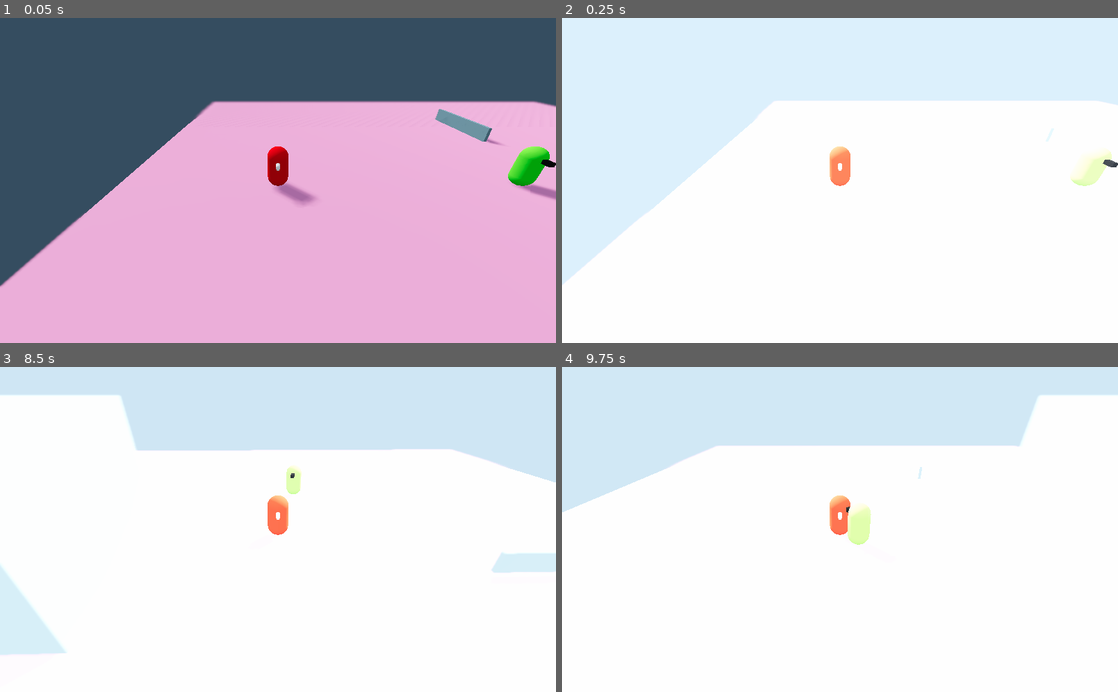
Above: before the commit, frames 1-4 (two rows, left to right).
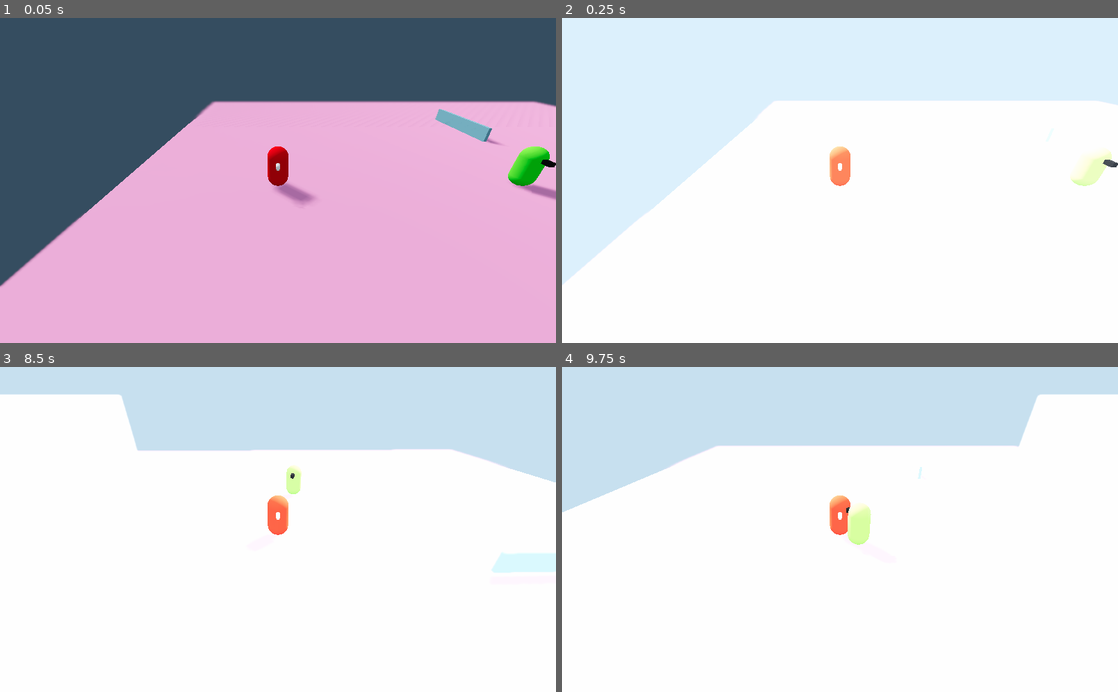
Above: after the commit, the same moments.

Repository: EispriStic/HumanZ
Game: Godot game, scene res://Scenes/TestWorld.tscn
Two runs of this game, one before a commit and one after it. Both use one fixed random seed, a clock stepped at 60 frames per second and the inputs below. A sky picture missing from this copy of the repository is replaced by a grey-blue gradient.
Inputs:
- Up to frame 1 (0.05 s): no input
- Up to frame 2 (0.25 s): no input
- Up to frame 3 (8.5 s): hold Right (ui_right) 0.53-1.28 s; tap one key every 0.75 s from 0.6 s: Ctrl (accroupie) Q (camera_left) E (camera_right) Ctrl (accroupie) Q (camera_left) E (camera_right) Ctrl (accroupie) Q (camera_left) E (camera_right) Ctrl (accroupie) Q (camera_left); hold Down (ui_down) 1.28-2.03 s; hold Right (ui_right) 2.03-2.78 s; hold Up (ui_up) 2.78-3.53 s; hold Left (ui_left) 3.53-5.03 s; hold Down (ui_down) 5.03-5.78 s; hold Right (ui_right) 5.78-6.53 s; hold Up (ui_up) 6.53-7.28 s; hold Right (ui_right) 7.28-8.03 s; hold Down (ui_down) from 8.03 s (still down)
- Up to frame 4 (9.75 s): release Down (ui_down) at 8.78 s; hold Left (ui_left) 8.78-9.53 s; tap E (camera_right) at 8.85 s; hold Up (ui_up) from 9.53 s (still down); tap Ctrl (accroupie) at 9.6 s

The runs differ from the first frame. In frame 1, 0.4% of the frame differs, in the area x 78-89%, y 27-39%; in frame 2, less than 0.1%; in frame 3, 1.7%, in the area x 0-53%, y 8-89%; in frame 4, less than 0.1%.

Commit message:
WORLD - TUBE VISION

Diff:
--- a/Assets/Materials/Building.tres
+++ b/Assets/Materials/Building.tres
@@ -1,7 +1,5 @@
-[gd_resource type="SpatialMaterial" load_steps=2 format=2]
-
-[ext_resource path="res://Assets/Materials/BuildingSemiVisible.tres" type="Material" id=1]
+[gd_resource type="SpatialMaterial" format=2]
 
 [resource]
-next_pass = ExtResource( 1 )
+params_depth_draw_mode = 3
 albedo_color = Color( 0.509804, 0.752941, 0.823529, 1 )
--- a/Assets/Materials/BuildingSemiVisible.tres
+++ /dev/null
@@ -1,5 +0,0 @@
-[gd_resource type="SpatialMaterial" format=2]
-
-[resource]
-flags_transparent = true
-albedo_color = Color( 0.498039, 0.498039, 0.498039, 0.498039 )
--- /dev/null
+++ b/Assets/Materials/TestShader.tres
@@ -0,0 +1,51 @@
+[gd_resource type="ShaderMaterial" load_steps=2 format=2]
+
+[sub_resource type="Shader" id=13]
+code = "// NOTE: Shader automatically converted from Godot Engine 3.4.3.stable's SpatialMaterial.
+
+shader_type spatial;
+render_mode blend_mix,depth_draw_alpha_prepass,cull_back,diffuse_burley,specular_schlick_ggx;
+uniform vec4 albedo : hint_color;
+uniform sampler2D texture_albedo : hint_albedo;
+uniform float specular;
+uniform float metallic;
+uniform float roughness : hint_range(0,1);
+uniform float point_size : hint_range(0,128);
+uniform vec3 uv1_scale;
+uniform vec3 uv1_offset;
+uniform vec3 uv2_scale;
+uniform vec3 uv2_offset;
+uniform bool hide = false;
+
+void vertex() {
+	UV=UV*uv1_scale.xy+uv1_offset.xy;
+}
+
+void fragment() {
+	vec2 base_uv = UV;
+	vec4 albedo_tex = texture(texture_albedo,base_uv);
+	ALBEDO = albedo.rgb * albedo_tex.rgb;
+	METALLIC = metallic;
+	ROUGHNESS = roughness;
+	SPECULAR = specular;
+	if(hide){
+		vec2 p = vec2(FRAGCOORD.x, FRAGCOORD.y);
+		vec2 c = vec2(VIEWPORT_SIZE.x/2f, VIEWPORT_SIZE.y/2f + 25f);
+		if(distance(p, c) < 100f){
+			ALPHA = 0f;
+		}
+	}
+}"
+
+[resource]
+shader = SubResource( 13 )
+shader_param/albedo = Color( 0.509804, 0.752941, 0.823529, 1 )
+shader_param/specular = 0.5
+shader_param/metallic = null
+shader_param/roughness = 1.0
+shader_param/point_size = 1.0
+shader_param/uv1_scale = Vector3( 1, 1, 1 )
+shader_param/uv1_offset = null
+shader_param/uv2_scale = Vector3( 1, 1, 1 )
+shader_param/uv2_offset = null
+shader_param/hide = false
--- a/Scenes/Joueur.tscn
+++ b/Scenes/Joueur.tscn
@@ -53,7 +53,7 @@
 disabled = true
 
 [node name="TubeVision" type="Area" parent="."]
-transform = Transform( 1, 0, 0, 0, 0.887011, -0.461749, 0, 0.461749, 0.887011, 0, 6, -10 )
+transform = Transform( 1, 0, 0, 0, 0.906308, -0.422618, 0, 0.422618, 0.906308, 5.68434e-14, 6, -10 )
 collision_layer = 4
 collision_mask = 0
 monitoring = false
--- a/Scenes/TestWorld.tscn
+++ b/Scenes/TestWorld.tscn
@@ -1,10 +1,11 @@
-[gd_scene load_steps=17 format=2]
+[gd_scene load_steps=18 format=2]
 
 [ext_resource path="res://Scenes/Joueur.tscn" type="PackedScene" id=1]
 [ext_resource path="res://Scenes/ZombieSmart.tscn" type="PackedScene" id=2]
 [ext_resource path="res://Assets/HDRI/quarry_04_4k.exr" type="Texture" id=3]
-[ext_resource path="res://Scripts/Classes/Build.gd" type="Script" id=4]
+[ext_resource path="res://Scripts/Classes/Building.gd" type="Script" id=4]
 [ext_resource path="res://Assets/Materials/Building.tres" type="Material" id=5]
+[ext_resource path="res://Assets/Materials/TestShader.tres" type="Material" id=6]
 
 [sub_resource type="PanoramaSky" id=11]
 panorama = ExtResource( 3 )
@@ -38,7 +39,7 @@
 extents = Vector3( 20, 1, 20 )
 
 [sub_resource type="CubeMesh" id=4]
-material = ExtResource( 5 )
+material = ExtResource( 6 )
 size = Vector3( 6, 6, 6 )
 
 [sub_resource type="BoxShape" id=6]
@@ -69,6 +70,7 @@
 [node name="Navigation" type="Navigation" parent="."]
 
 [node name="NavigationMeshInstance" type="NavigationMeshInstance" parent="Navigation"]
+transform = Transform( 1, 0, 0, 0, 1, 0, 0, 0, 1, 0, 0.0405402, 0 )
 navmesh = SubResource( 7 )
 
 [node name="Ground" type="StaticBody" parent="Navigation/NavigationMeshInstance"]
--- a/Scripts/Classes/Build.gd
+++ /dev/null
@@ -1,13 +0,0 @@
-extends StaticBody
-
-var main_mat
-
-func _on_Area_area_entered(area):
-	main_mat = $Mesh.mesh.surface_get_material(0)
-	var mat = main_mat.next_pass
-	$Mesh.mesh.surface_set_material(0, mat)
-
-
-func _on_Area_area_exited(area):
-	$Mesh.mesh.surface_set_material(0, main_mat)
-	main_mat = null
--- /dev/null
+++ b/Scripts/Classes/Building.gd
@@ -0,0 +1,8 @@
+extends StaticBody
+
+func _on_Area_area_entered(_area):
+	$Mesh.get_active_material(0).set_shader_param("hide", true)
+
+
+func _on_Area_area_exited(_area):
+	$Mesh.get_active_material(0).set_shader_param("hide", false)
--- a/Scripts/Classes/Joueur.gd
+++ b/Scripts/Classes/Joueur.gd
@@ -38,9 +38,3 @@
 			actual_speed = sneek_speed
 		else:
 			actual_speed = speed
-
-func _on_TubeVision_body_entered(body):
-	pass
-
-func _on_TubeVision_body_exited(body):
-	pass
--- a/Scripts/Classes/Zombie.gd
+++ b/Scripts/Classes/Zombie.gd
@@ -14,15 +14,12 @@
 func _deplacement(delta:float):
 	if cible_vue != null :
 		var space_state = get_world().direct_space_state
-		# use global coordinates, not local to node
-
 		var result = space_state.intersect_ray(get_node("CollisionShape").global_transform.origin, cible_vue.get_node("CollisionShape").global_transform.origin, [self])
 		var direction = Vector3.ZERO
 		if not result.empty() && result.collider.is_in_group("Joueur"):
 			var vec = cible_vue.translation
 			vec.y = $Vue.translation.y
 			$Vue.look_at(vec, Vector3.UP)
-
 			direction = translation.direction_to(cible_vue.translation) * speed
 		direction.y = -Global.gravity * delta
 		move_and_slide(direction, Vector3.UP)
@@ -30,7 +27,7 @@
 func _on_Vue_body_entered(body):
 	cible_vue = body
 
-func _on_Vue_body_exited(body):
+func _on_Vue_body_exited(_body):
 	cible_vue = null
 
 func _on_Son_area_entered(area):
